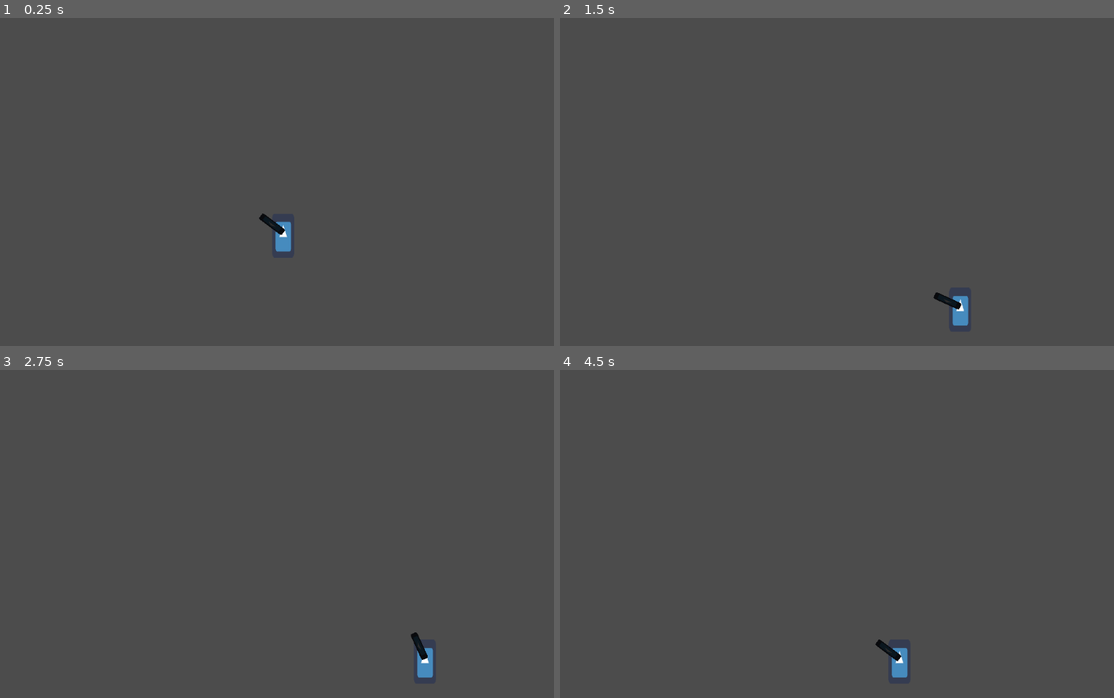
Above: before the commit, frames 1-4 (two rows, left to right).
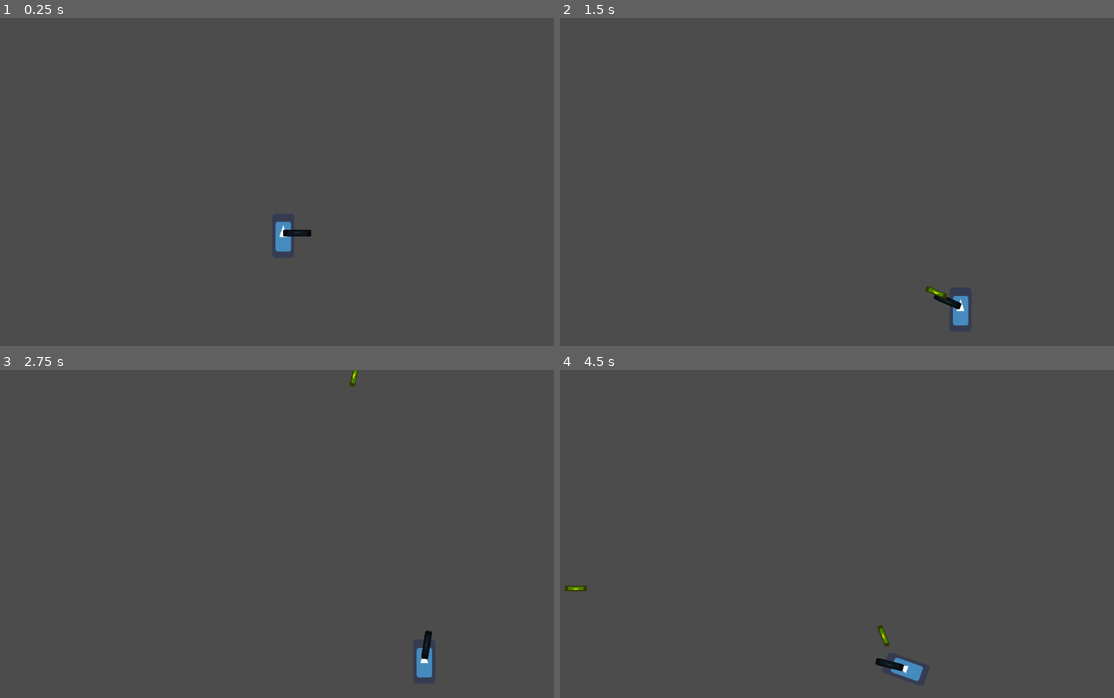
Above: after the commit, the same moments.

Repository: pattlebass/Blastin
Game: Godot game, scene res://game.tscn
Two runs of this game, one before a commit and one after it. Both use one fixed random seed, a clock stepped at 60 frames per second and the inputs below. The engine's default icon, where the game draws it, is replaced by a stand-in: a white triangle on a blue panel in a dark square.
Inputs (mouse positions are in pixels of both pictures, inside the frame that each line leads up to):
- Up to frame 1 (0.25 s): no input
- Up to frame 2 (1.5 s): move the mouse to (964, 165) at 0.52 s; hold D (right) 0.53-1.28 s; click (964, 165) at 0.6 s; move the mouse to (726, 198) at 1.27 s; hold A (left) from 1.28 s (still down); click (726, 198) at 1.35 s
- Up to frame 3 (2.75 s): move the mouse to (337, 461) at 2.02 s; release A (left) at 2.03 s; hold D (right) from 2.03 s (still down); click (337, 461) at 2.1 s
- Up to frame 4 (4.5 s): move the mouse to (809, 599) at 2.77 s; release D (right) at 2.78 s; hold W (up) 2.78-3.53 s; click (809, 599) at 2.85 s; move the mouse to (1008, 583) at 3.52 s; hold A (left) from 3.53 s (still down); click (1008, 583) at 3.6 s; tap E (debug, bound only after the commit) at 4.15 s; move the mouse to (670, 484) at 4.27 s; click (670, 484) at 4.35 s

The runs differ from the first frame. In frame 1, 0.2% of the frame differs, in the area x 46-57%, y 59-67%; in frame 2, less than 0.1%; in frame 3, 0.3%; in frame 4, 0.6%, in the area x 0-66%, y 65-95%.

Commit message:
Add files

Diff:
--- /dev/null
+++ b/Blastin/assets/bullet.gd
@@ -0,0 +1,10 @@
+extends RigidBody2D
+
+var player
+
+func _process(delta):
+	if position.distance_to(player.global_position) > 2500:
+		queue_free()
+
+func _integrate_forces(state):
+	apply_central_impulse(Vector2(40, 0).rotated(rotation))
--- /dev/null
+++ b/Blastin/assets/bullet.tscn
@@ -0,0 +1,25 @@
+[gd_scene load_steps=5 format=2]
+
+[ext_resource path="res://assets/bullet.gd" type="Script" id=1]
+[ext_resource path="res://icon.png" type="Texture" id=2]
+
+[sub_resource type="PhysicsMaterial" id=2]
+friction = 0.0
+
+[sub_resource type="RectangleShape2D" id=1]
+extents = Vector2( 20, 5 )
+
+[node name="bullet" type="RigidBody2D"]
+mode = 2
+physics_material_override = SubResource( 2 )
+gravity_scale = 0.0
+script = ExtResource( 1 )
+
+[node name="Sprite" type="Sprite" parent="."]
+modulate = Color( 1, 0.913725, 0, 1 )
+position = Vector2( 4.76837e-007, -4.76837e-007 )
+scale = Vector2( 0.625, 0.15625 )
+texture = ExtResource( 2 )
+
+[node name="CollisionShape2D" type="CollisionShape2D" parent="."]
+shape = SubResource( 1 )
--- a/Blastin/assets/player/gun.gd
+++ b/Blastin/assets/player/gun.gd
@@ -1,4 +1,15 @@
 extends Sprite
 
-func _process(_delta):
+var bullet_scene = preload("res://assets/bullet.tscn")
+
+var damage = 1
+
+
+func _unhandled_input(event):
 	look_at(get_global_mouse_position())
+	if Input.is_action_just_pressed("shoot"):
+		var bullet = bullet_scene.instance()
+		bullet.position = $Position2D.global_position
+		bullet.rotation = rotation
+		bullet.player = get_parent()
+		get_parent().get_parent().add_child(bullet)
--- a/Blastin/assets/player/player.gd
+++ b/Blastin/assets/player/player.gd
@@ -11,8 +11,10 @@
 	$"floor detection/RayCast2D2".add_exception(self)
 	$"floor detection/RayCast2D3".add_exception(self)
 
-#func _process(delta):
-#	pass
+func _process(delta):
+	#Debug
+	if Input.is_action_pressed("debug"):
+		mode = RigidBody2D.MODE_RIGID
 
 func _integrate_forces(state):
 
--- a/Blastin/game.tscn
+++ b/Blastin/game.tscn
@@ -7,15 +7,15 @@
 [sub_resource type="RectangleShape2D" id=1]
 extents = Vector2( 510, 10 )
 
+[sub_resource type="RectangleShape2D" id=2]
+extents = Vector2( 10, 290 )
+
 [sub_resource type="RectangleShape2D" id=3]
 extents = Vector2( 10, 290 )
 
-[sub_resource type="RectangleShape2D" id=4]
-extents = Vector2( 10, 290 )
+[sub_resource type="PhysicsMaterial" id=4]
 
-[sub_resource type="PhysicsMaterial" id=5]
-
-[sub_resource type="CapsuleShape2D" id=2]
+[sub_resource type="CapsuleShape2D" id=5]
 radius = 20.0
 height = 40.0
 
@@ -66,6 +66,10 @@
 centered = false
 offset = Vector2( 0, -30 )
 script = ExtResource( 3 )
+
+[node name="Position2D" type="Position2D" parent="player/gun"]
+position = Vector2( 62.5, 0 )
+scale = Vector2( 1, 1 )
 
 [node name="floor detection" type="Node2D" parent="player"]
 
--- a/Blastin/project.godot
+++ b/Blastin/project.godot
@@ -43,6 +43,16 @@
 , Object(InputEventKey,"resource_local_to_scene":false,"resource_name":"","device":0,"alt":false,"shift":false,"control":false,"meta":false,"command":false,"pressed":false,"scancode":16777238,"unicode":0,"echo":false,"script":null)
  ]
 }
+shoot={
+"deadzone": 0.5,
+"events": [ Object(InputEventMouseButton,"resource_local_to_scene":false,"resource_name":"","device":0,"alt":false,"shift":false,"control":false,"meta":false,"command":false,"button_mask":0,"position":Vector2( 0, 0 ),"global_position":Vector2( 0, 0 ),"factor":1.0,"button_index":1,"pressed":false,"doubleclick":false,"script":null)
+ ]
+}
+debug={
+"deadzone": 0.5,
+"events": [ Object(InputEventKey,"resource_local_to_scene":false,"resource_name":"","device":0,"alt":false,"shift":false,"control":false,"meta":false,"command":false,"pressed":false,"scancode":69,"unicode":0,"echo":false,"script":null)
+ ]
+}
 
 [rendering]
 
Not shown: 2 places in Blastin/game.tscn that only renumber resources
